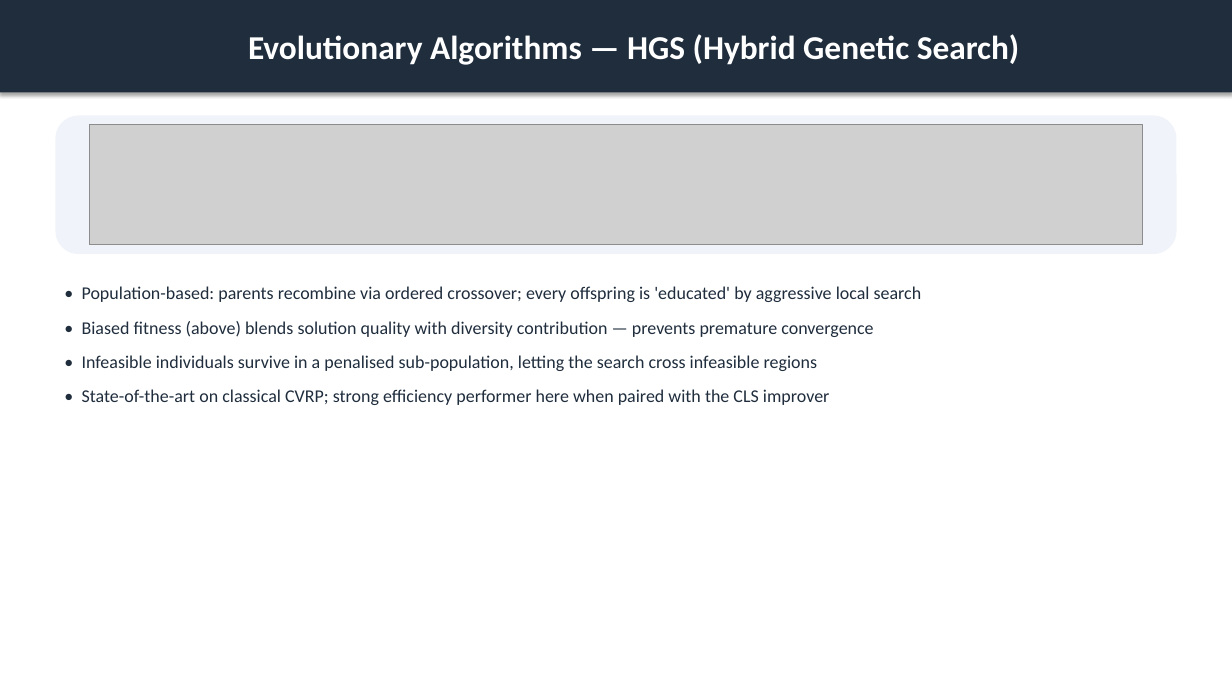
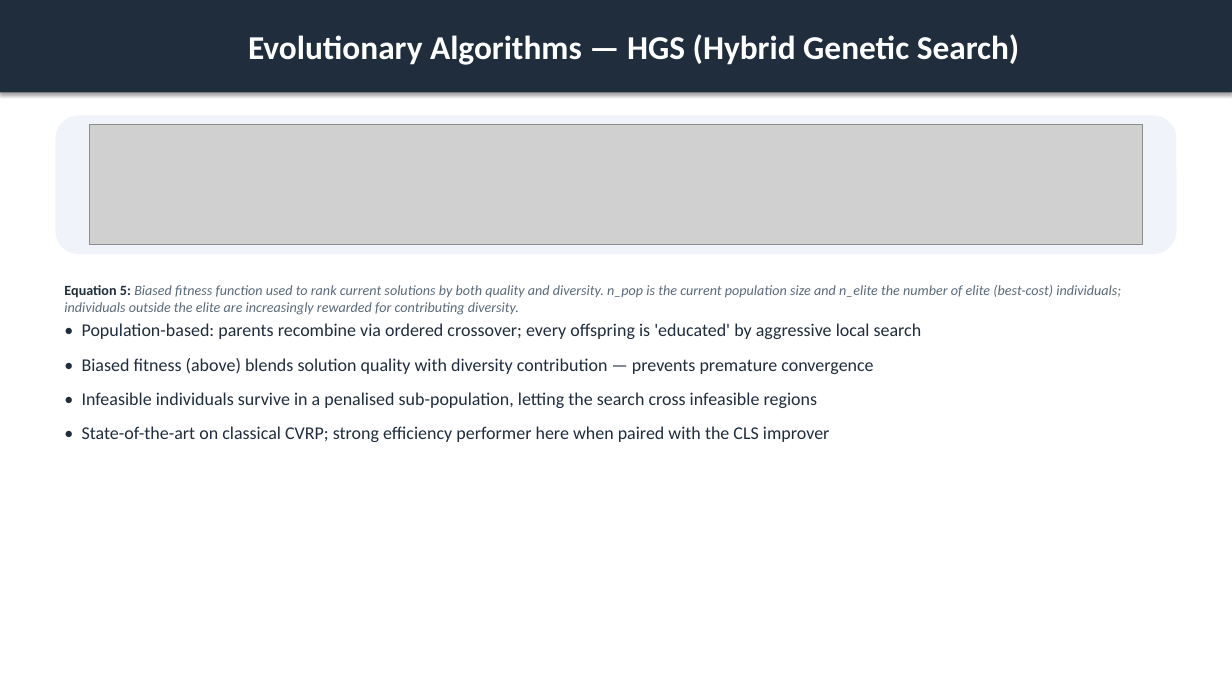
Before and after one commit to ACFHarbinger/WSmartPlus-Route, a slide deck: slide 8 of assets/windows/wsmart_route_results.pptx. Drawn at 1232x693 pixels with LibreOffice and Linux fonts; fonts in the diff are those of the drawing; grey boxes stand for pictures. Boxes give left, top, right and bottom in pixels: in the first picture for what was removed or moved away, otherwise in the second. Text is boxed around its words. In the diff, an @@ line names an element or a change of style, - is before the commit and + after.

```diff
--- a/assets/windows/wsmart_route_results.pptx
+++ b/assets/windows/wsmart_route_results.pptx
@@ text added at <box>64,285,1121,315</box>, 11 pt, text #5A6A7A, italic @@
+Equation 5: Biased fitness function used to rank current solutions by both quality and diversity. n_pop is the current population size and n_elite the number of elite (best-cost) individuals; individuals outside the elite are increasingly rewarded for contributing diversity.
@@ text "• Population-based: parents recombine via ...": place and size @@
-text "• Population-based: parents recombine via ..." at <box>82,286,922,405</box>
+text "• Population-based: parents recombine via ..." at <box>82,323,922,442</box>
```
Also in this commit, not shown: 14 other slides changed, 1 slide added, 13 other files.
